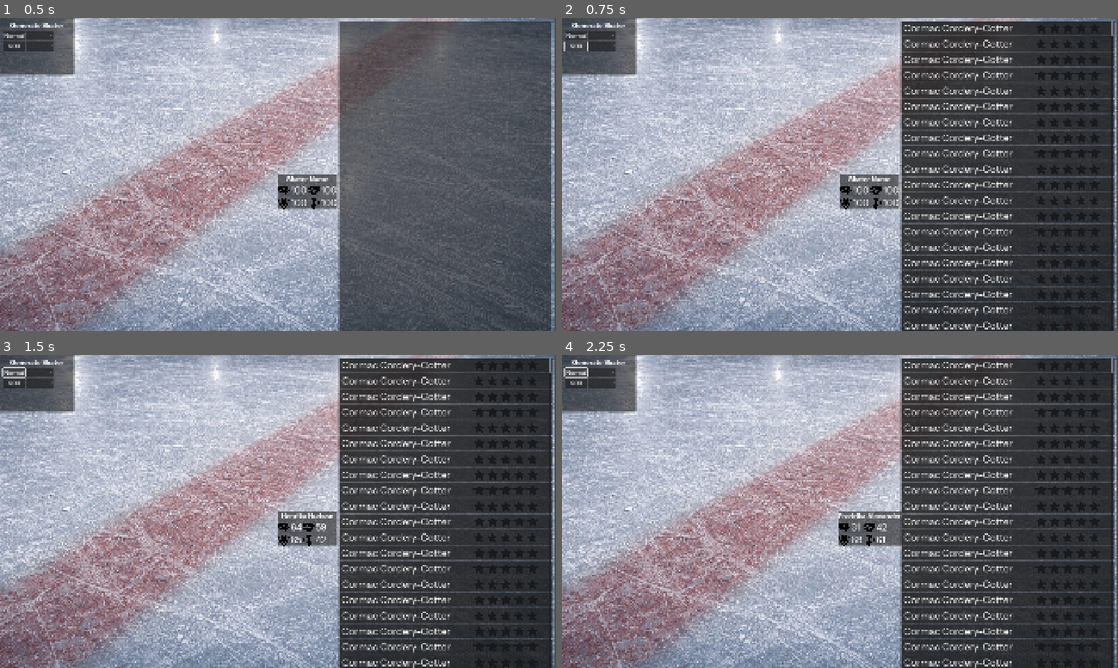
Above: before the commit, frames 1-4 (two rows, left to right).
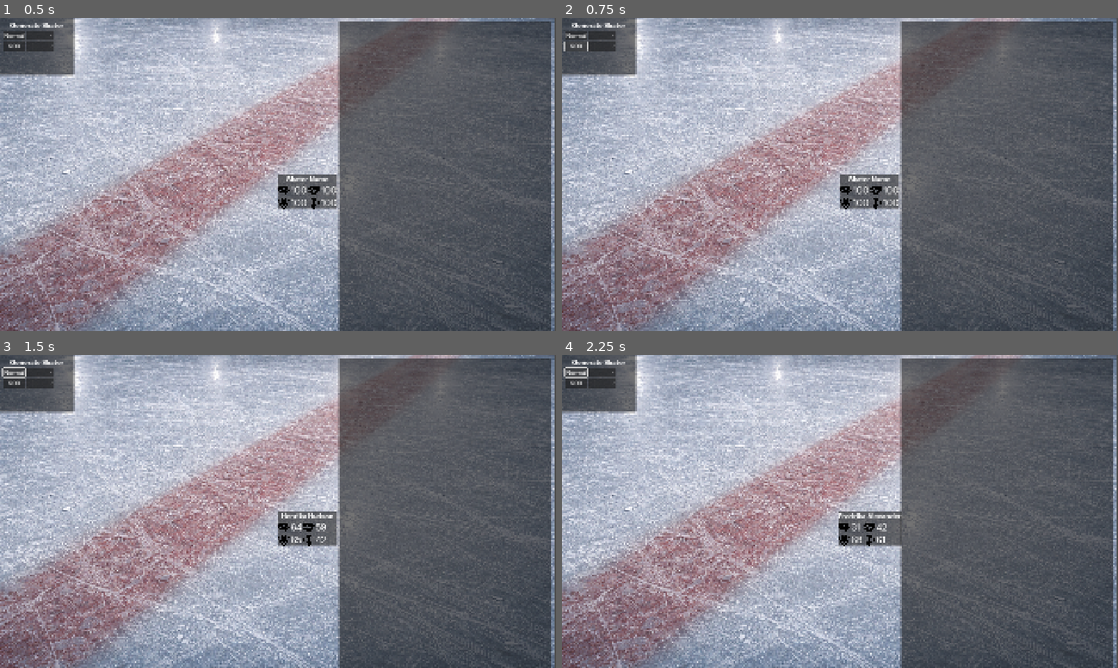
Above: after the commit, the same moments.

Repository: SqueegeeDino/imaginary-hockey-manager
Game: Godot game, scene res://Scenes/scn_Main.tscn
The game is run twice, just before and just after one commit, with the same random seed, the same clock (stepped at 60 frames per second) and the same inputs.
Inputs:
- Up to frame 1 (0.5 s): no input
- Up to frame 2 (0.75 s): click "500" at 0.5 s
- Up to frame 3 (1.5 s): click "Normal" at 1.25 s
- Up to frame 4 (2.25 s): click "Normal" at 2 s

Frame 1 is identical in both runs. In frame 2, 33% of the frame differs, in the area x 61-100%, y 1-100%; in frame 3, 33%; in frame 4, 33%.
Error after the commit: Invalid call. Nonexistent function 'set_player' in base 'Nil'. (res://Scripts/Players/player_gen_panel.gd:132)

Commit message:
Rename and fix PlayerRow scene and script
Rename _player_row scene/script to player_row variants, update node name for the label, and add a new scn_playerRow.tscn. Update scn_Main to reference the new scene path. In player_row.gd adjust the class_name, correct the label node path, add mouse_filter and null-checks, remove redundant star logic, and add debug prints. In player_gen_panel.gd ensure generated rows call set_player, add brief debug output for generated names, and expose a class_name for the row. These changes fix broken node paths/wiring and add defensive checks and logging to help diagnose UI population issues.

Diff:
--- a/Scenes/_player_row.gd
+++ b/Scenes/player_row.gd
@@ -1,6 +1,6 @@
 # res://UI/PlayerRow.gd
+class_name Player_Row
 extends Button
-class_name PlayerRow
 
 signal hovered(player: PlayerProfile)
 signal clicked(player: PlayerProfile)
@@ -9,7 +9,7 @@
 @export var star_half: Texture2D
 @export var star_full: Texture2D
 
-@onready var label_name: Label = $HBoxContainer/label_name
+@onready var label_name: Label = $HBoxContainer/_playerLabel_name
 @onready var stars := [
 	$HBoxContainer/starContainer/icon_star1,
 	$HBoxContainer/starContainer/icon_star2,
@@ -18,18 +18,26 @@
 	$HBoxContainer/starContainer/icon_star5
 ]
 
+
 var player: PlayerProfile
 
 func _ready() -> void:
+	mouse_filter = Control.MOUSE_FILTER_STOP
 	mouse_entered.connect(func():
 		if player != null:
 			hovered.emit(player)
 	)
 
 func set_player(p: PlayerProfile, star_units: int) -> void:
+	if label_name == null:
+		push_error("PlayerRow: label_name is null. Check node path/case.")
+		return
 	player = p
 	label_name.text = p.display_name
 	_set_stars(star_units)
+	print("Row:", p.id, p.display_name)
+	label_name.text = p.display_name
+	print("Row label now:", label_name.text)
 
 func _set_stars(star_units: int) -> void:
 	# Clamp to valid range (0–10)
@@ -46,16 +54,6 @@
 			stars[i].texture = star_empty
 	# Clamp to valid range (0–10)
 
-	for i in range(5):
-		var star_value: int = units - (i * 2)
-
-		if star_value >= 2:
-			stars[i].texture = star_full
-		elif star_value == 1:
-			stars[i].texture = star_half
-		else:
-			stars[i].texture = star_empty
-
 func _gui_input(event: InputEvent) -> void:
 	if event is InputEventMouseButton and event.pressed and event.button_index == MOUSE_BUTTON_LEFT:
 		clicked.emit(player)
--- a/Scenes/scn_Main.tscn
+++ b/Scenes/scn_Main.tscn
@@ -7,7 +7,7 @@
 [ext_resource type="Texture2D" uid="uid://bxyaktc7ohkow" path="res://Resources/Images/Icons/heart-rate (1).png" id="5_f01qd"]
 [ext_resource type="Texture2D" uid="uid://dhnq2yofl2m4d" path="res://Resources/Images/Icons/shield.png" id="6_gelwn"]
 [ext_resource type="Texture2D" uid="uid://cpfnjlgk4m52c" path="res://Resources/Images/Icons/target.png" id="7_bryrl"]
-[ext_resource type="PackedScene" uid="uid://bbfsj4aw40xif" path="res://Scenes/_player_row.tscn" id="8_my6b3"]
+[ext_resource type="PackedScene" uid="uid://bbfsj4aw40xif" path="res://Scenes/scn_playerRow.tscn" id="8_my6b3"]
 
 [sub_resource type="Theme" id="Theme_pelmd"]
 
--- a/Scenes/_player_row.tscn
+++ b/Scenes/scn_playerRow.tscn
@@ -1,6 +1,6 @@
 [gd_scene load_steps=6 format=3 uid="uid://bbfsj4aw40xif"]
 
-[ext_resource type="Script" uid="uid://nhpqt8vgagb8" path="res://Scenes/_player_row.gd" id="1_h5xoh"]
+[ext_resource type="Script" uid="uid://nhpqt8vgagb8" path="res://Scenes/player_row.gd" id="1_h5xoh"]
 [ext_resource type="Theme" uid="uid://dehkb5i0pkd8y" path="res://Resources/new_theme.tres" id="1_je1ko"]
 [ext_resource type="Texture2D" uid="uid://bdao7iawdljdh" path="res://Resources/Images/Icons/star_colored_black.png" id="2_cwuqo"]
 [ext_resource type="Texture2D" uid="uid://dumqxf6dup1ps" path="res://Resources/Images/Icons/star_colored_half_y-b.png" id="3_da8v3"]
@@ -31,12 +31,11 @@
 size_flags_horizontal = 0
 size_flags_vertical = 0
 
-[node name="label_name" type="Label" parent="HBoxContainer"]
+[node name="_playerLabel_name" type="Label" parent="HBoxContainer"]
 custom_minimum_size = Vector2(450, 0)
 layout_mode = 2
 theme = ExtResource("1_je1ko")
 theme_type_variation = &"HeaderMedium"
-text = "Cormac Cordery-Cotter"
 clip_text = true
 max_lines_visible = 1
 
--- a/Scripts/Players/player_gen_panel.gd
+++ b/Scripts/Players/player_gen_panel.gd
@@ -1,4 +1,5 @@
 extends Control
+class_name PlayerRow
 
 @export var nameType: OptionButton
 @export var skaterQuality: OptionButton
@@ -99,8 +100,6 @@
 	if overall >= 20: return 2
 	return 1
 
-
-
 var players_cache: Array[PlayerProfile] = []
 
 func _clear_player_list() -> void:
@@ -118,6 +117,10 @@
 	players_cache = generator.generate_many(rng, cfg, count, next_id, name_index)
 	next_id += count
 
+	print("First 3 generated names:")
+	for i in range(min(3, players_cache.size())):
+		print(i, ": ", players_cache[i].display_name)
+
 	# 2) build UI list
 	_clear_player_list()
 
@@ -126,10 +129,12 @@
 		var ovr := overall_from_player(p)
 		var s := stars_from_overall(ovr)
 
-		# (next step) hover updates the skater panel:
+		row.set_player(p, s)                 # <-- REQUIRED
 		row.hovered.connect(_on_player_hovered)
 
 		player_list_vbox.add_child(row)
+
+
 
 func _on_player_hovered(p: PlayerProfile) -> void:
 	if p == null:
Renamed: Scenes/_player_row.gd.uid -> Scenes/player_row.gd.uid
Not shown, added: Scenes/_player_row.tscn20583765787.tmp
